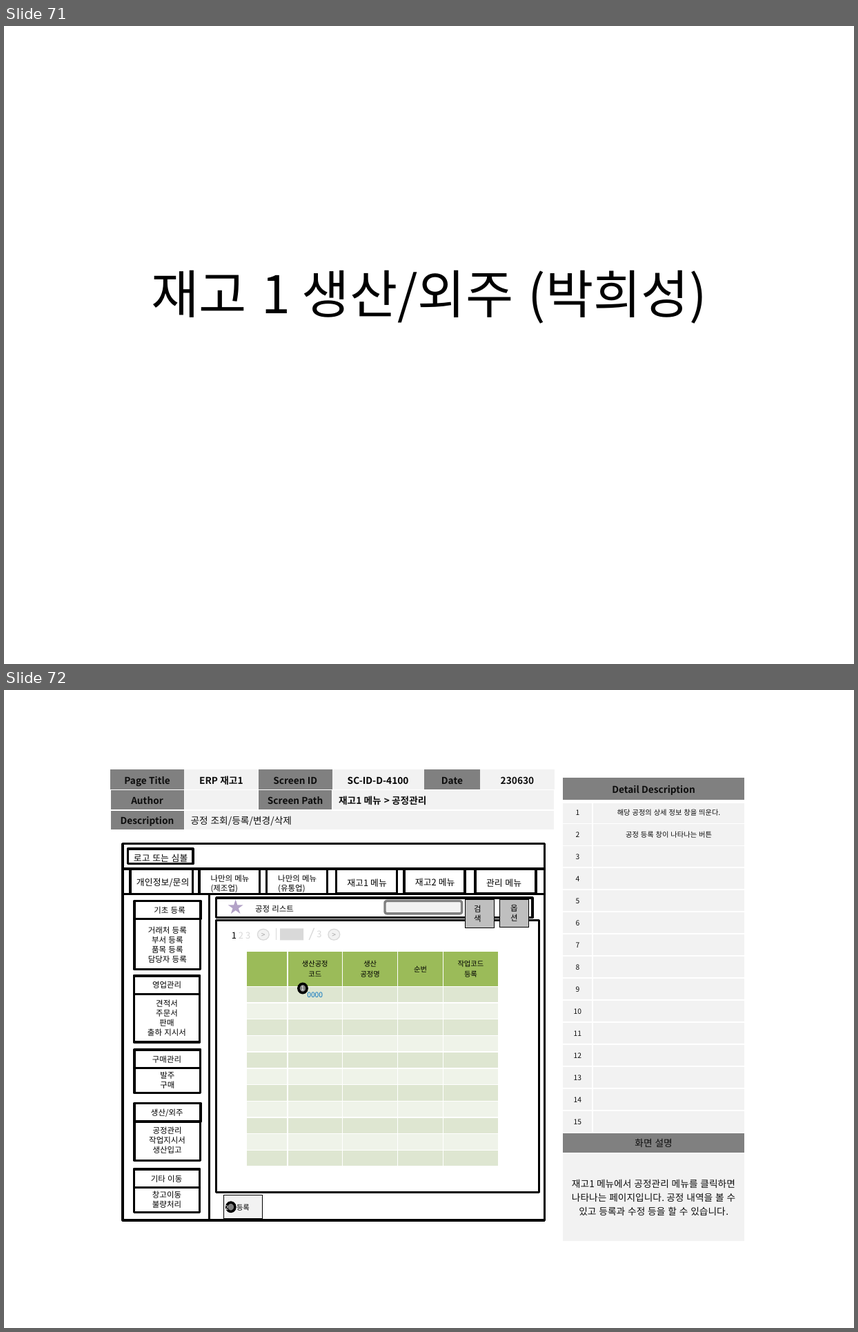
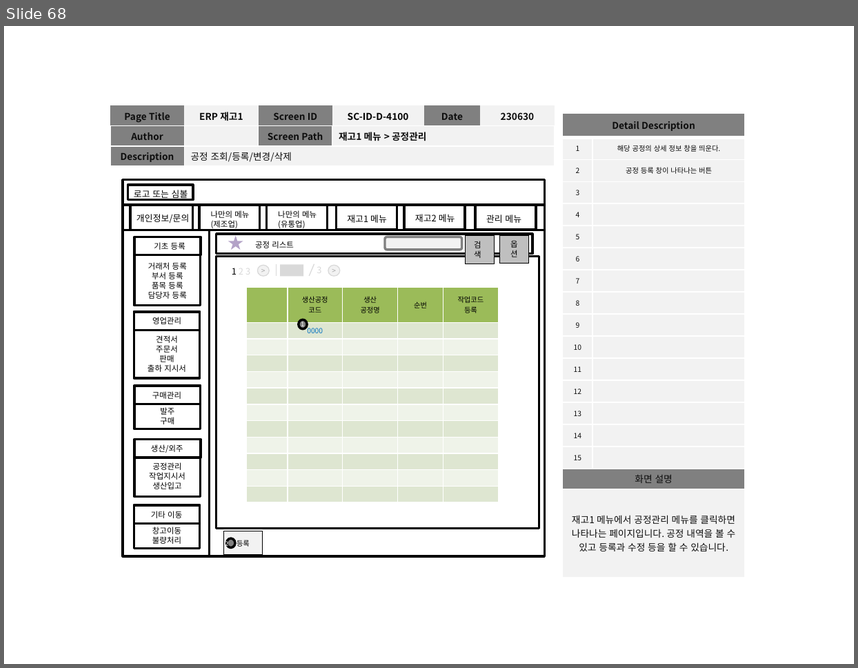
Before and after one commit to dw-final-project/dwFinal, a slide deck: 프로젝트 관련 자료/14.화면정의서_v0.1 최종 2023.07.05.pptx. Shown one above the other, each under a label of ours: slides 71 and 72 before the commit, slide 68 after it. The pictures are 858x1332 and 858x668 pixels, drawn with LibreOffice and Linux fonts; fonts in the diff are those of the drawing. Boxes give left, top, right and bottom in pixels: in the first picture for what was removed or moved away, otherwise in the second. Text is boxed around its words. In the diff, an @@ line names an element or a change of style, - is before the commit and + after.

```diff
--- a/프로젝트 관련 자료/14.화면정의서_v0.1 최종 2023.07.05.pptx
+++ b/프로젝트 관련 자료/14.화면정의서_v0.1 최종 2023.07.05.pptx
@@ slide 71 removed at (4,26,854,664), background #FFFFFF @@
@@ title removed at (151,270,707,323) @@
-재고 1 생산/외주 (박희성)
@@ what was slide 72 is now slide 68 @@
```
Also in this commit, not shown: 2 slides changed, 5 other slides removed.
